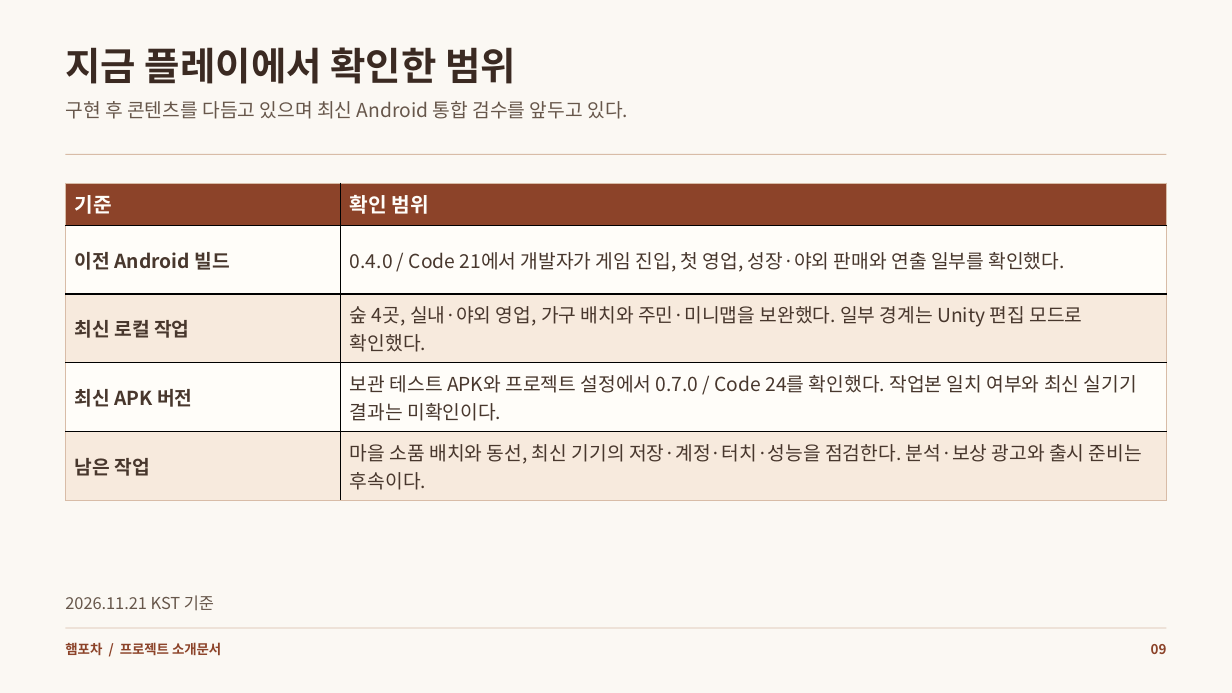
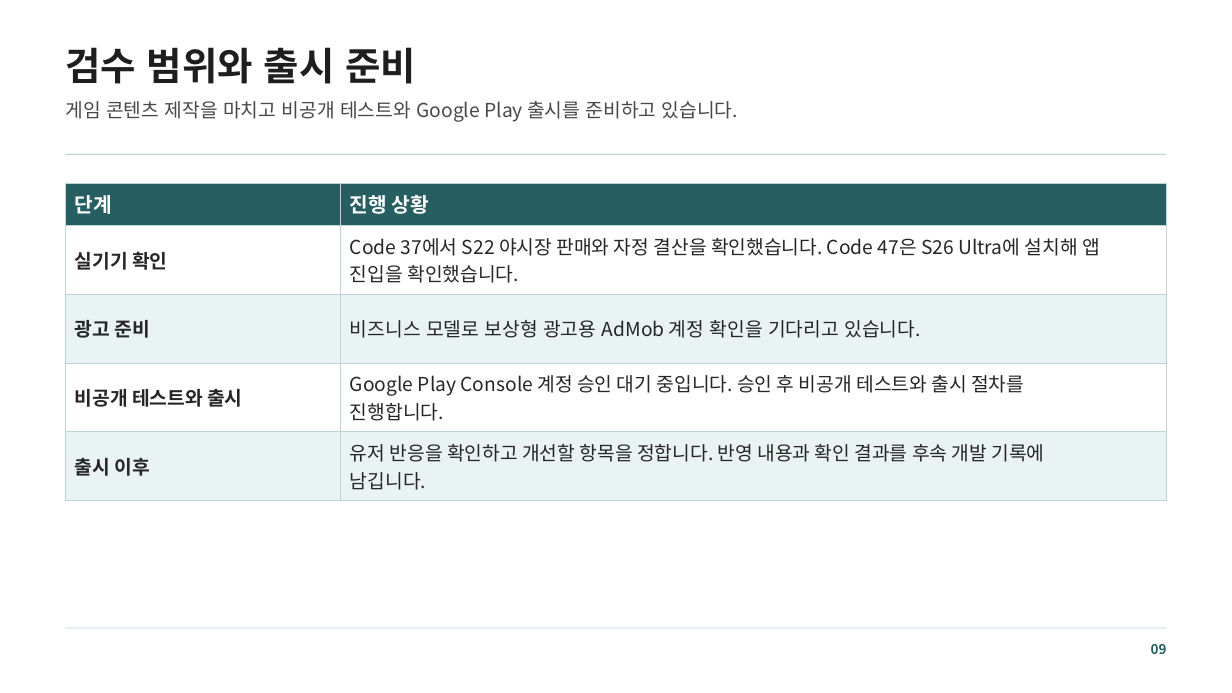
Before and after one commit to mjoon31/mjoon31, a slide deck: slide 9 of docs/assets/resources/ham-pocha/introduction.pptx. Drawn at 1232x693 pixels with LibreOffice and Linux fonts; fonts in the diff are those of the drawing. Boxes give left, top, right and bottom in pixels: in the first picture for what was removed or moved away, otherwise in the second. Text is boxed around its words. In the diff, an @@ line names an element or a change of style, - is before the commit and + after.

```diff
--- a/docs/assets/resources/ham-pocha/introduction.pptx
+++ b/docs/assets/resources/ham-pocha/introduction.pptx
@@ background #FBF8F3 to #FFFFFF @@
@@ text at (65, 47, 416, 84): text changed; text colour #3B2A22 to #1E1E1E @@
-지금 플레이에서 확인한 범위
+검수 범위와 출시 준비
@@ text at (65, 101, 738, 122): text changed; text colour #67574B to #484848 @@
-구현 후 콘텐츠를 다듬고 있으며 최신 Android 통합 검수를 앞두고 있다.
+게임 콘텐츠 제작을 마치고 비공개 테스트와 Google Play 출시를 준비하고 있습니다.
@@ rectangle at (66, 154, 1167, 155): fill #D8BCA7 to #BCD4D5 @@
@@ table at (66, 183, 1167, 501) @@
-row 1, column 1: 기준
+row 1, column 1: 단계
-row 1, column 2: 확인 범위
+row 1, column 2: 진행 상황
-row 2, column 1: 이전 Android 빌드
+row 2, column 1: 실기기 확인
-row 2, column 2: 0.4.0 / Code 21에서 개발자가 게임 진입, 첫 영업, 성장·야외 판매와 연출 일부를 확인했다.
+row 2, column 2: Code 37에서 S22 야시장 판매와 자정 결산을 확인했습니다. Code 47은 S26 Ultra에 설치해 앱 진입을 확인했습니다.
-row 3, column 1: 최신 로컬 작업
+row 3, column 1: 광고 준비
-row 3, column 2: 숲 4곳, 실내·야외 영업, 가구 배치와 주민·미니맵을 보완했다. 일부 경계는 Unity 편집 모드로 확인했다.
+row 3, column 2: 비즈니스 모델로 보상형 광고용 AdMob 계정 확인을 기다리고 있습니다.
-row 4, column 1: 최신 APK 버전
+row 4, column 1: 비공개 테스트와 출시
-row 4, column 2: 보관 테스트 APK와 프로젝트 설정에서 0.7.0 / Code 24를 확인했다. 작업본 일치 여부와 최신 실기기 결과는 미확인이다.
+row 4, column 2: Google Play Console 계정 승인 대기 중입니다. 승인 후 비공개 테스트와 출시 절차를 / 진행합니다.
-row 5, column 1: 남은 작업
+row 5, column 1: 출시 이후
-row 5, column 2: 마을 소품 배치와 동선, 최신 기기의 저장·계정·터치·성능을 점검한다. 분석·보상 광고와 출시 준비는 후속이다.
+row 5, column 2: 유저 반응을 확인하고 개선할 항목을 정합니다. 반영 내용과 확인 결과를 후속 개발 기록에 / 남깁니다.
@@ fill #8C4329 to #265E62 in row 1 @@
@@ fill #FFFDF9 to #FFFFFF in 4 cells @@
@@ fill #F7EADD to #E9F3F3 in 4 cells @@
@@ borders changed @@
@@ text removed at (65, 595, 214, 610) @@
-2026.11.21 KST 기준
@@ rectangle at (66, 628, 1167, 628): fill #D8BCA7 to #BCD4D5 @@
@@ text removed at (65, 642, 221, 656) @@
-햄포차 / 프로젝트 소개문서
@@ text "09" at (1151, 644, 1167, 654): text colour #8C4329 to #265E62 @@
```
Also in this commit, not shown: 8 other slides changed, 28 other files.
